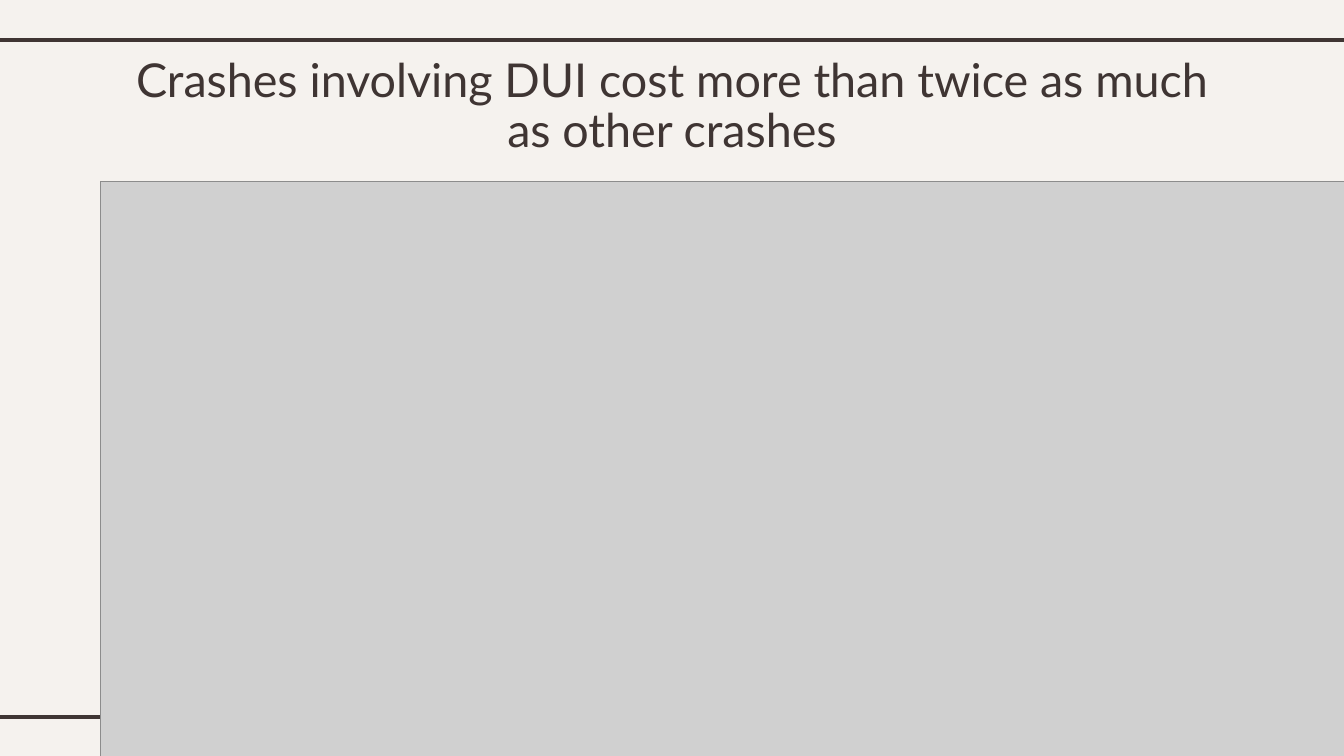
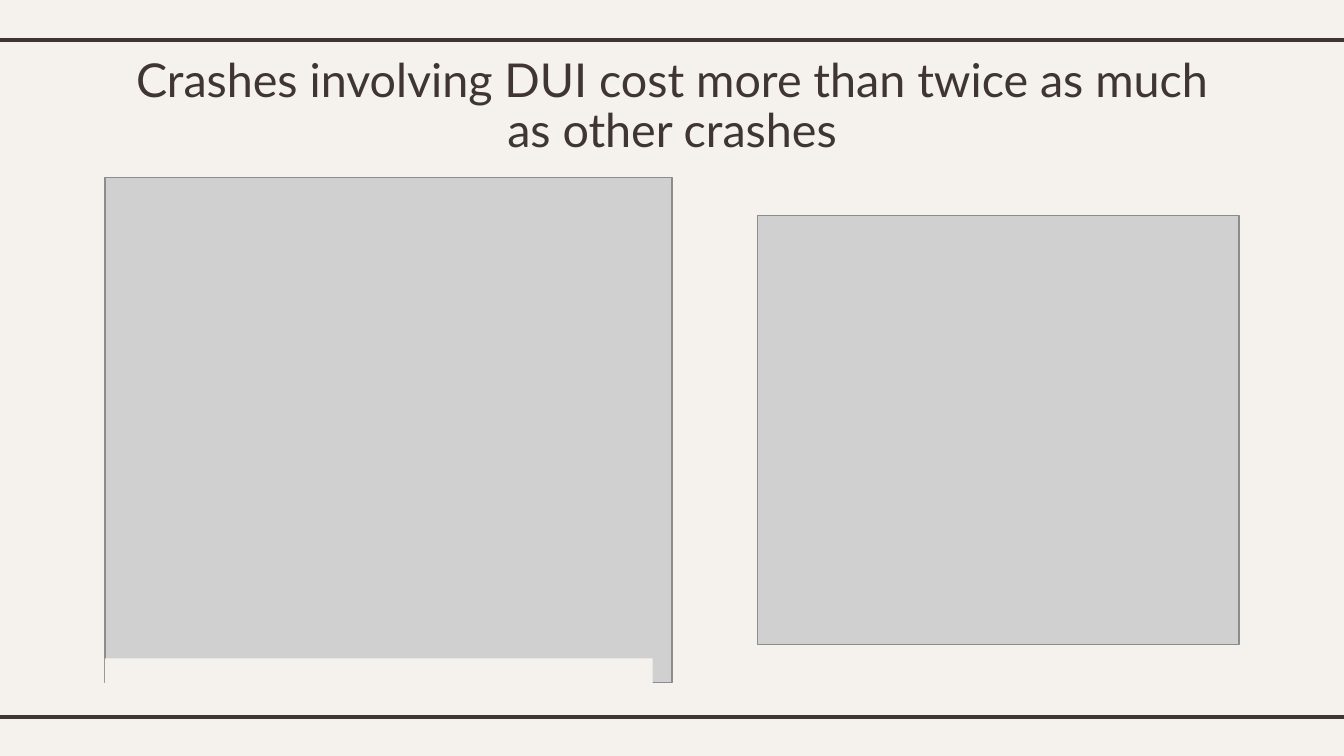
Before and after one commit to dtarek41/montgomery-crash-safety-capstone, a slide deck: slide 12 of deliverables/montgomery_crash_safety_presentation.pptx. Drawn at 1344x756 pixels with LibreOffice and Linux fonts; fonts in the diff are those of the drawing; grey boxes stand for pictures. Boxes give left, top, right and bottom in pixels: in the first picture for what was removed or moved away, otherwise in the second. Text is boxed around its words. In the diff, an @@ line names an element or a change of style, - is before the commit and + after.

Commit message:
Revert "Polish Montgomery crash safety portfolio"
This reverts commit a18c0e0d223bcb050ffb9a9122892dc5525307d5.

```diff
--- a/deliverables/montgomery_crash_safety_presentation.pptx
+++ b/deliverables/montgomery_crash_safety_presentation.pptx
@@ picture added at [105, 177, 672, 683] @@
@@ picture removed at [101, 181, 1344, 756] @@
@@ picture added at [758, 215, 1239, 644] @@
@@ rectangle added at [105, 659, 653, 702], fill #F5F2EE @@
```
Also in this commit, not shown: 12 other slides changed, 2 slides added, 2 slides removed, 31 other files.
